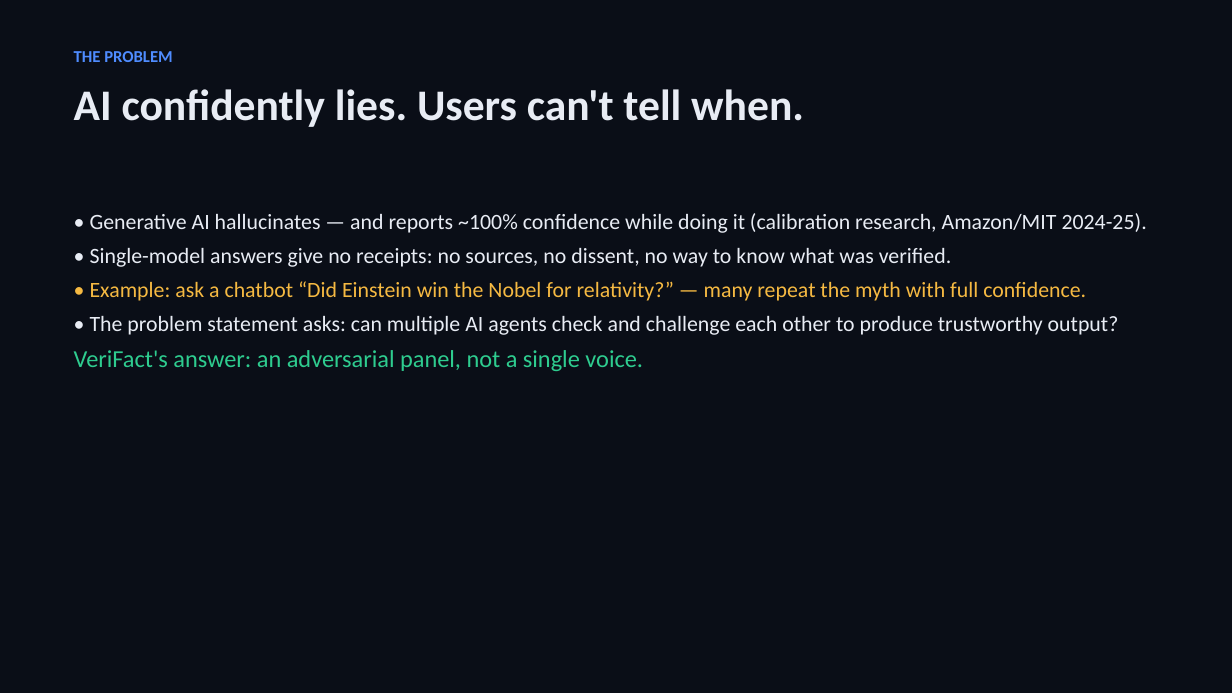
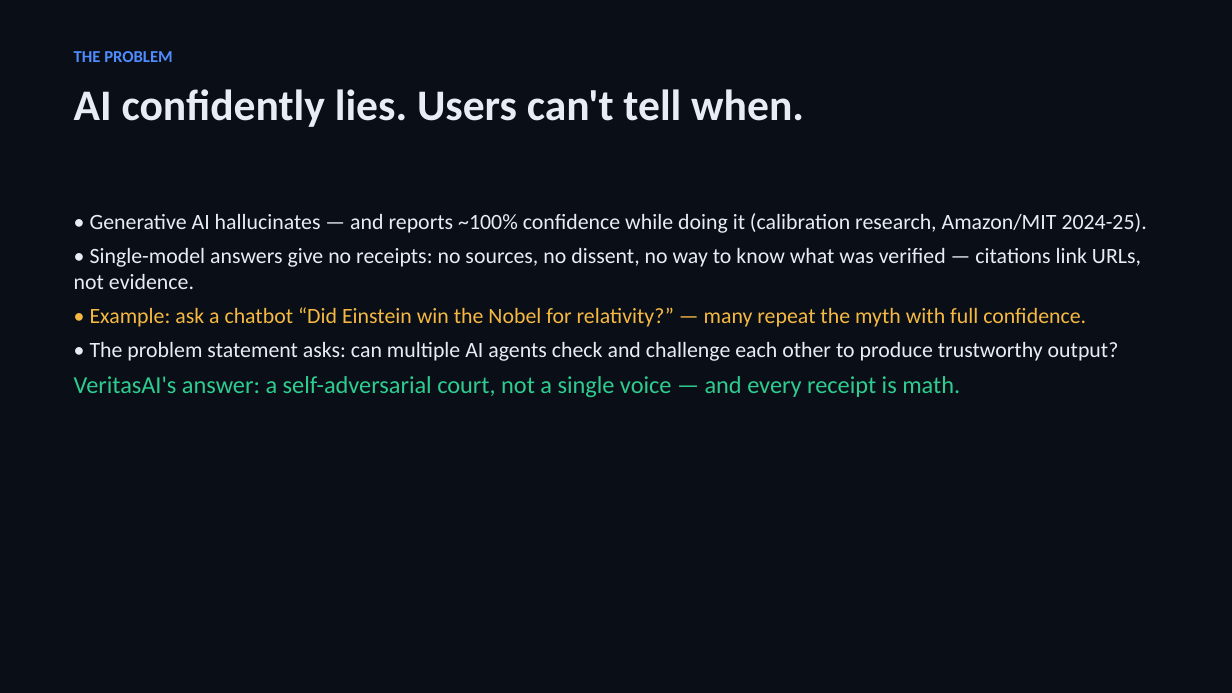
Before and after one commit to ArpitKumar8649/Innovahack_chapter1, a slide deck: slide 2 of submission/VeriFact_Deck.pptx. Drawn at 1232x693 pixels with LibreOffice and Linux fonts; fonts in the diff are those of the drawing. Boxes give left, top, right and bottom in pixels: in the first picture for what was removed or moved away, otherwise in the second. Text is boxed around its words. In the diff, an @@ line names an element or a change of style, - is before the commit and + after.

```diff
--- a/submission/VeriFact_Deck.pptx
+++ b/submission/VeriFact_Deck.pptx
@@ text at (74,248,1141,289): text changed @@
-• Single-model answers give no receipts: no sources, no dissent, no way to know what was verified.
+• Single-model answers give no receipts: no sources, no dissent, no way to know what was verified — citations link URLs, not evidence.
@@ text at (74,376,960,397): text changed @@
-VeriFact's answer: an adversarial panel, not a single voice.
+VeritasAI's answer: a self-adversarial court, not a single voice — and every receipt is math.
```
Also in this commit, not shown: 4 other slides changed, 2 slides added, 2 slides removed, 17 other files.
